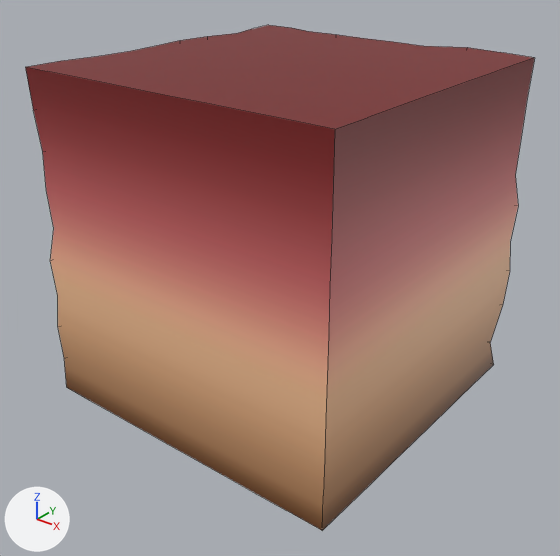
One commit to the FBX model Assets/Models/TileSets/Tileset 1/base9.001.fbx: the scene before it, then after it.
Both versions are drawn from a 50 mm camera at (1.322, -1.694, 0.887) aimed at (0.017, -0.063, -0.124). The axes (+X, +Y, +Z) are drawn at lower left. The lights are the same throughout. Mesh edges are drawn as thin lines. Where no turn or scale is listed for an object, it has been applied to the vertices.

The older version as bpy lines, for what is in view:
```python
me_cube_035 = bpy.data.meshes.new('Cube.035')
me_cube_035.from_pydata(...)  # 232 vertices, 166 faces; spans x -0.5..0.5, y -0.5..0.5, z -0.5..0.5
me_cube_035.materials.append(mat_foundationtexture)  # picture img_badnorthtilesettexture_jpg
ob_base9_001 = bpy.data.objects.new('base9.001', me_cube_035)
ob_base9_001.location = (0.0, 0.0, 0.0)
```
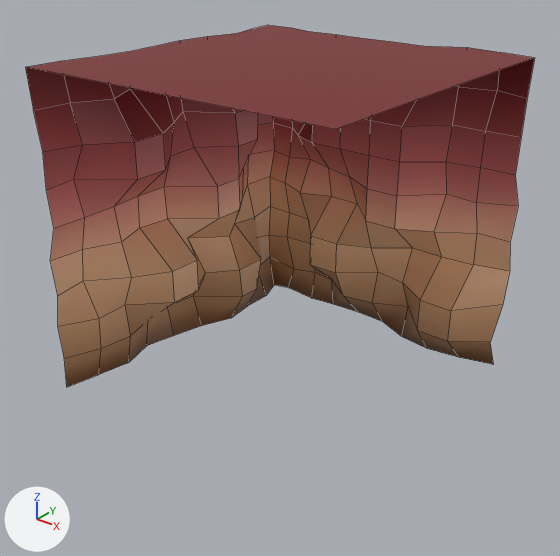
What differs and where, as boxes (x1, y1, x2, y2) in the pictures (560 x 556 px):
'base9.001', reshaped (28% shorter): before (25, 25, 535, 531); after (25, 25, 535, 387)
part 1 of me_cube_035, deleted: before (25, 58, 535, 531)

The change, as a list of edits to the scene's bpy script:
```text
Change me_cube_035:
    used by ob_base9_001; location = (0.0, 0.0, 0.0)
    remove me_cube_035.from_pydata(...)  # 232 vertices, 166 faces; spans x -0.5..0.5, y -0.5..0.5, z -0.5..0.5
    add me_cube_035.from_pydata(...)  # 207 vertices, 163 faces; spans x -0.5..0.5, y -0.5..0.5, z -0.5..0.5
    me_cube_035 part 1
    25 vertices are removed from x -0.389..0.5, y -0.5..0.383, z -0.5..0.389
    3 faces are deleted
```
